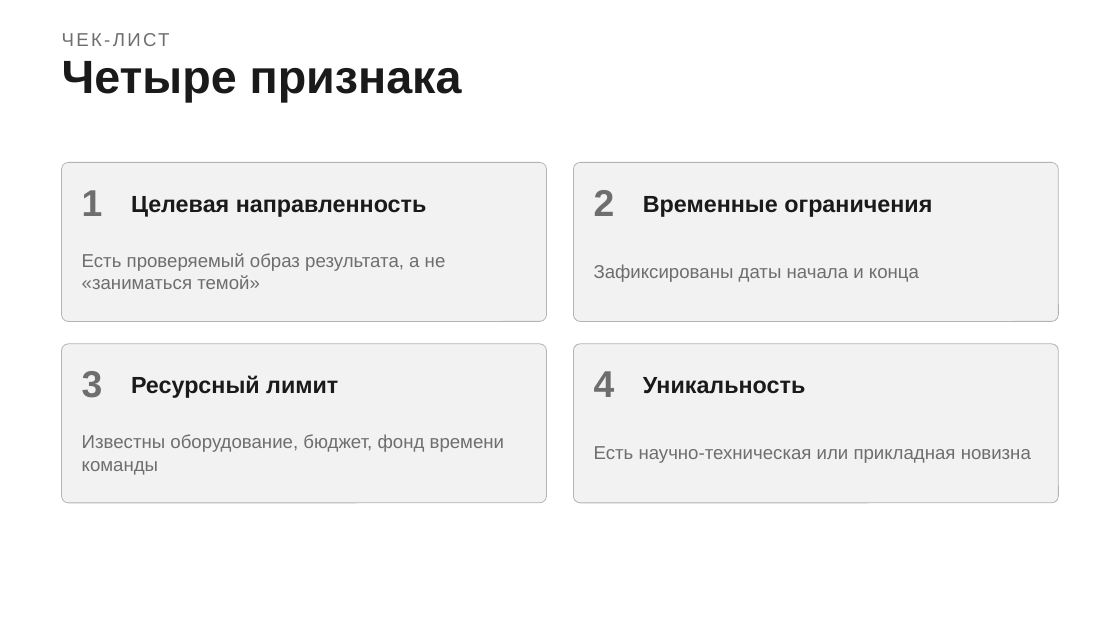
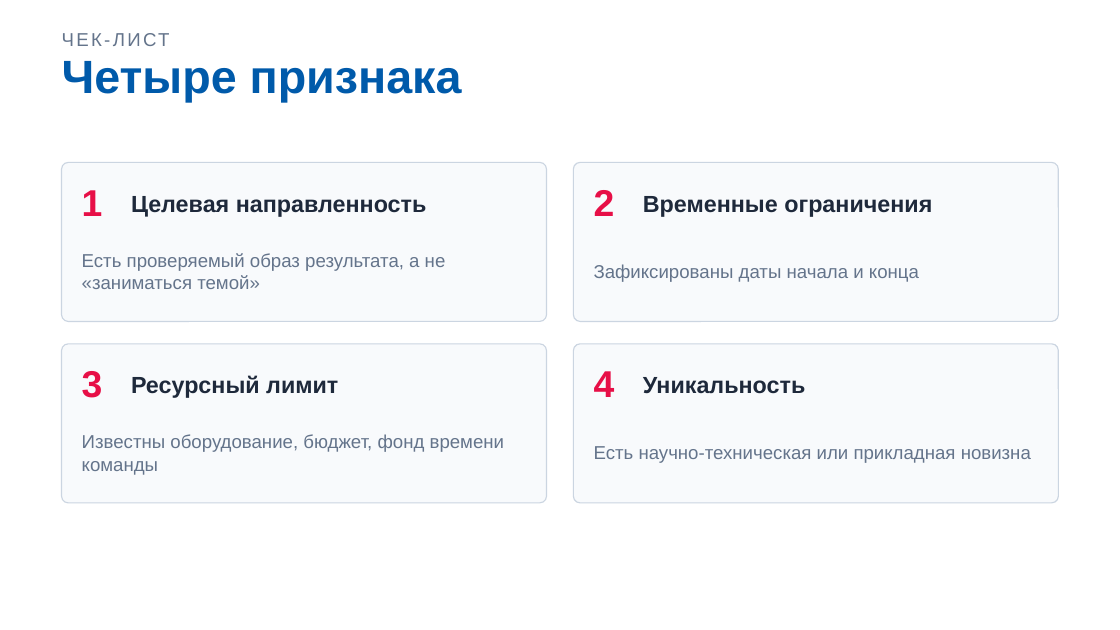
Before and after one commit to DimaMuhannad/OPD, a slide deck: slide 4 of shared/Nedelya_02_Slaydy.pptx. Drawn at 1120x630 pixels with LibreOffice and Linux fonts; fonts in the diff are those of the drawing. Boxes give left, top, right and bottom in pixels: in the first picture for what was removed or moved away, otherwise in the second. Text is boxed around its words. In the diff, an @@ line names an element or a change of style, - is before the commit and + after.

```diff
--- a/shared/Nedelya_02_Slaydy.pptx
+++ b/shared/Nedelya_02_Slaydy.pptx
@@ text "Четыре признака" at (62,61,462,102): text colour #1A1A1A to #005AAA @@
@@ fill #F2F2F2 to #F8FAFC; outline #B3B3B3 0.5 pt to #CBD5E1 0.75 pt in 4 elements at (62,162,547,321), (573,162,1058,321), (62,344,547,503), (573,344,1058,503) @@
@@ text colour #6E6E6E to #E70F47 in 4 elements at (82,190,103,216), (594,190,615,216), (82,371,103,398), (594,371,615,397) @@
@@ text colour #1A1A1A to #1E293B in 4 elements at (131,196,427,217), (643,196,932,217), (131,375,338,398), (643,377,805,394) @@
@@ text colour #6E6E6E to #64748B in 5 elements at (62,25,1058,54), (82,253,446,289), (594,264,919,282), (82,434,504,475), (594,446,1031,463) @@
```
Also in this commit, not shown: 12 other slides changed, 2 other files.
